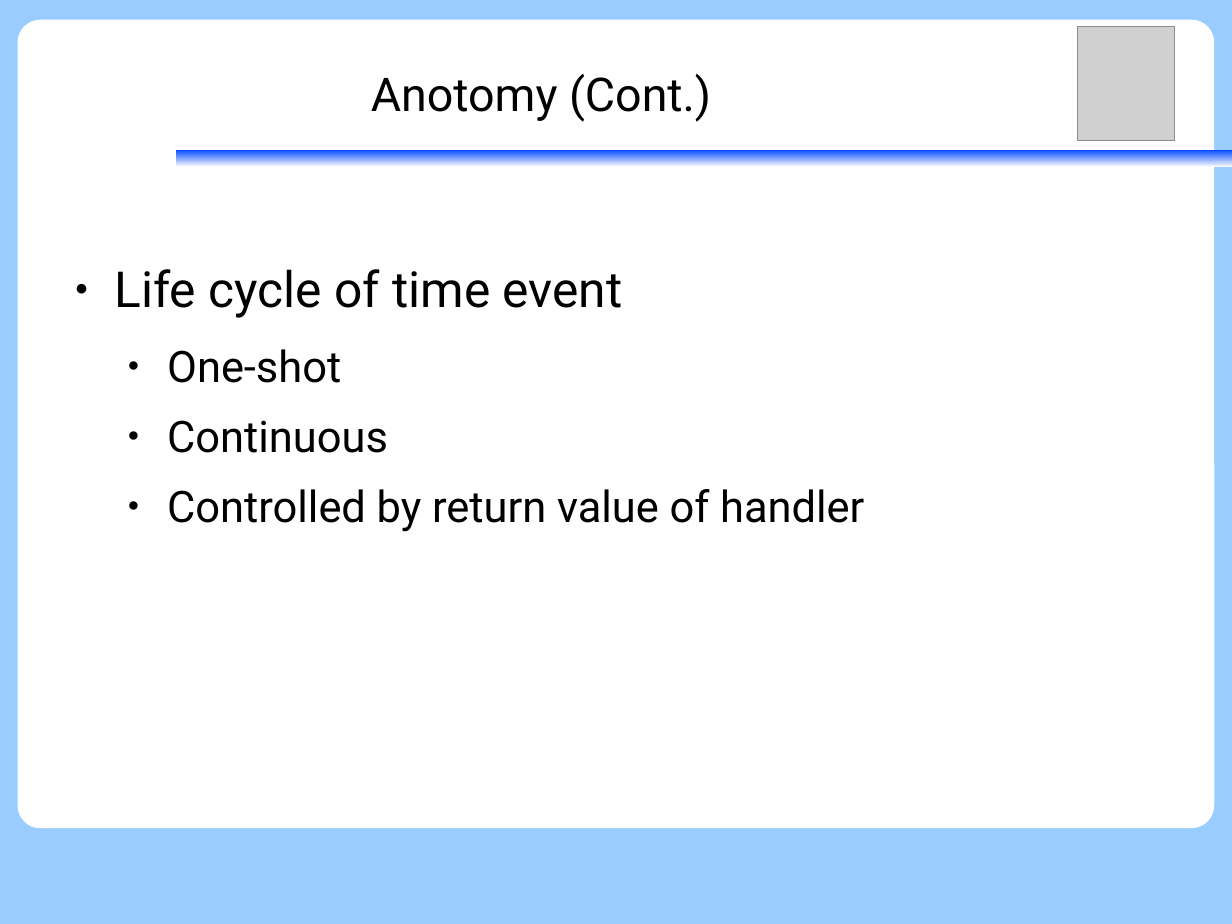
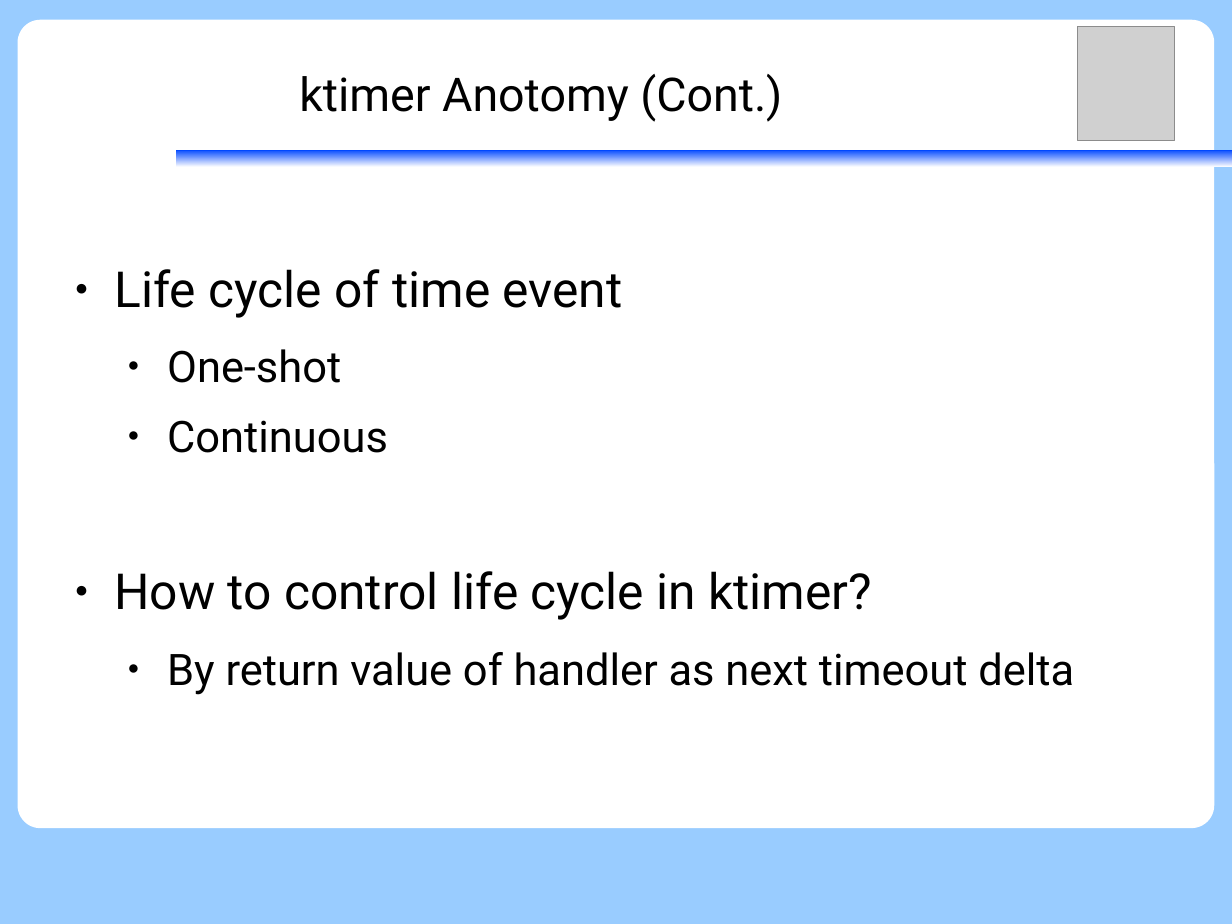
Before and after one commit to vh21/documents, a slide deck: slide 23 of ukernel/f9-microkernel-ktimer.odp (slide 21 before the commit). Drawn at 1232x924 pixels with LibreOffice and Linux fonts; fonts in the diff are those of the drawing; grey boxes stand for pictures. Boxes give left, top, right and bottom in pixels: in the first picture for what was removed or moved away, otherwise in the second. Text is boxed around its words. In the diff, an @@ line names an element or a change of style, - is before the commit and + after.

```diff
--- a/ukernel/f9-microkernel-ktimer.odp
+++ b/ukernel/f9-microkernel-ktimer.odp
@@ title at <box>299,74,782,122</box>: text changed @@
-Anotomy (Cont.)
+ktimer Anotomy (Cont.)
@@ text at <box>114,571,1074,695</box>: text changed @@
-  ● Controlled by return value of handler
+● How to control life cycle in ktimer?
+  ● By return value of handler as next timeout delta
```
Also in this commit, not shown: 12 other slides changed, 5 slides added.
